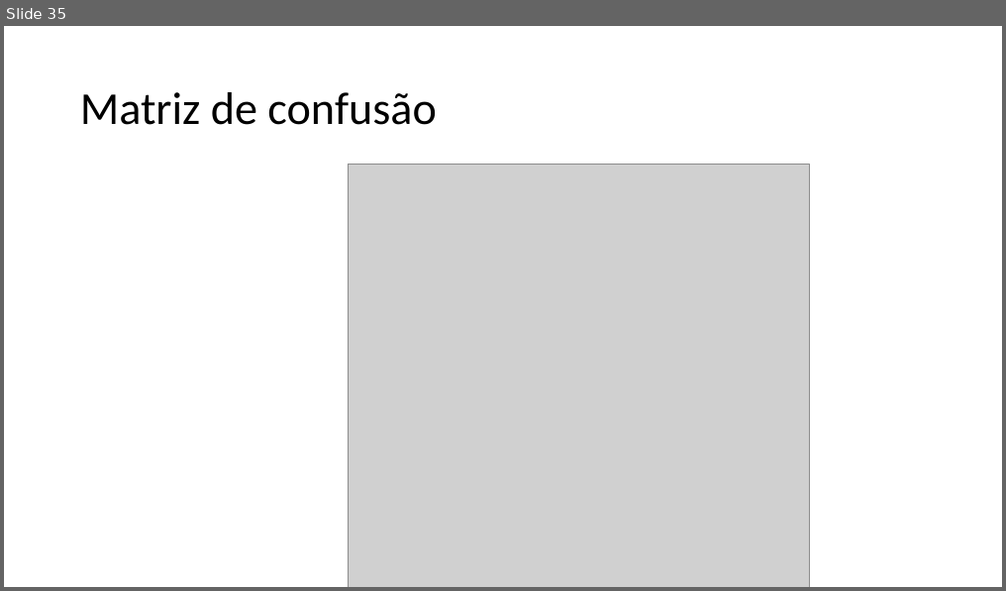
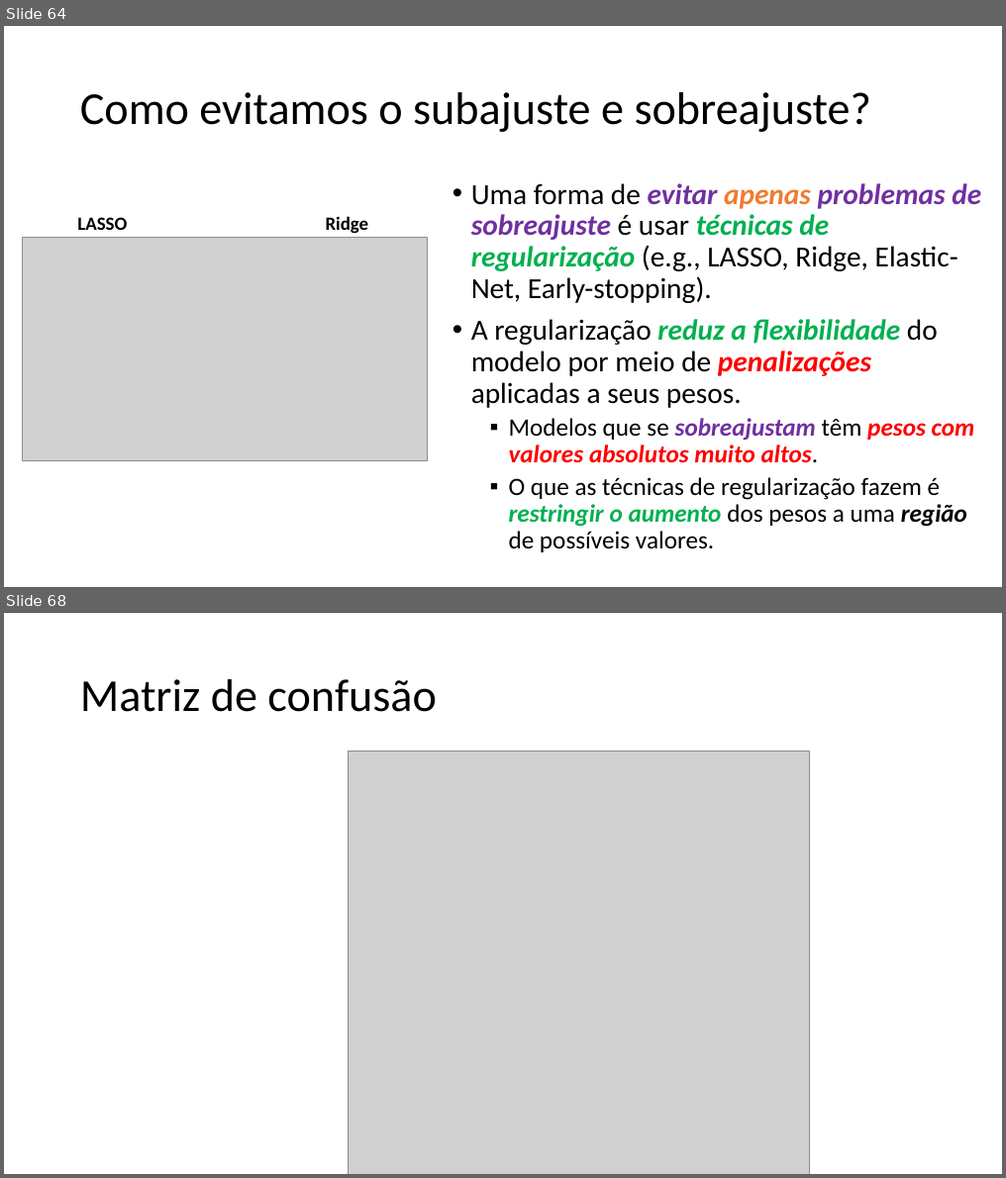
Before and after one commit to zz4fap/c24_inteligencia_artificial, a slide deck: slides/C24_Classificação.pptx. Shown one above the other, each under a label of ours: slide 35 before the commit, slides 64 and 68 after it; the slides between them are not shown. The pictures are 1006x591 and 1006x1178 pixels, drawn with LibreOffice and Linux fonts; fonts in the diff are those of the drawing; grey boxes stand for pictures. Boxes give left, top, right and bottom in pixels: in the first picture for what was removed or moved away, otherwise in the second. Text is boxed around its words. In the diff, an @@ line names an element or a change of style, - is before the commit and + after.

```diff
--- a/slides/C24_Classificação.pptx
+++ b/slides/C24_Classificação.pptx
@@ slide 64 added at [4,26,1002,587], background #FFFFFF @@
@@ title added at [80,92,871,132], 44 pt, text #000000 @@
+Como evitamos o subajuste e sobreajuste?
@@ text added at [471,183,981,553], 28 pt, text #000000 @@
+• Uma forma de evitar apenas problemas de sobreajuste é usar técnicas de regularização (e.g., LASSO, Ridge, Elastic-Net, Early-stopping).
+• A regularização reduz a flexibilidade do modelo por meio de penalizações aplicadas a seus pesos.
+  ▪ Modelos que se sobreajustam têm pesos com valores absolutos muito altos.
+  ▪ O que as técnicas de regularização fazem é restringir o aumento dos pesos a uma região de possíveis valores.
@@ text added at [77,217,127,230], 18 pt, text #000000, bold @@
+LASSO
@@ text added at [326,216,369,234], 18 pt, text #000000, bold @@
+Ridge
@@ picture added at [23,238,428,461] @@
@@ what was slide 35 is now slide 68 @@
```
Also in this commit, not shown: 32 other slides added.
